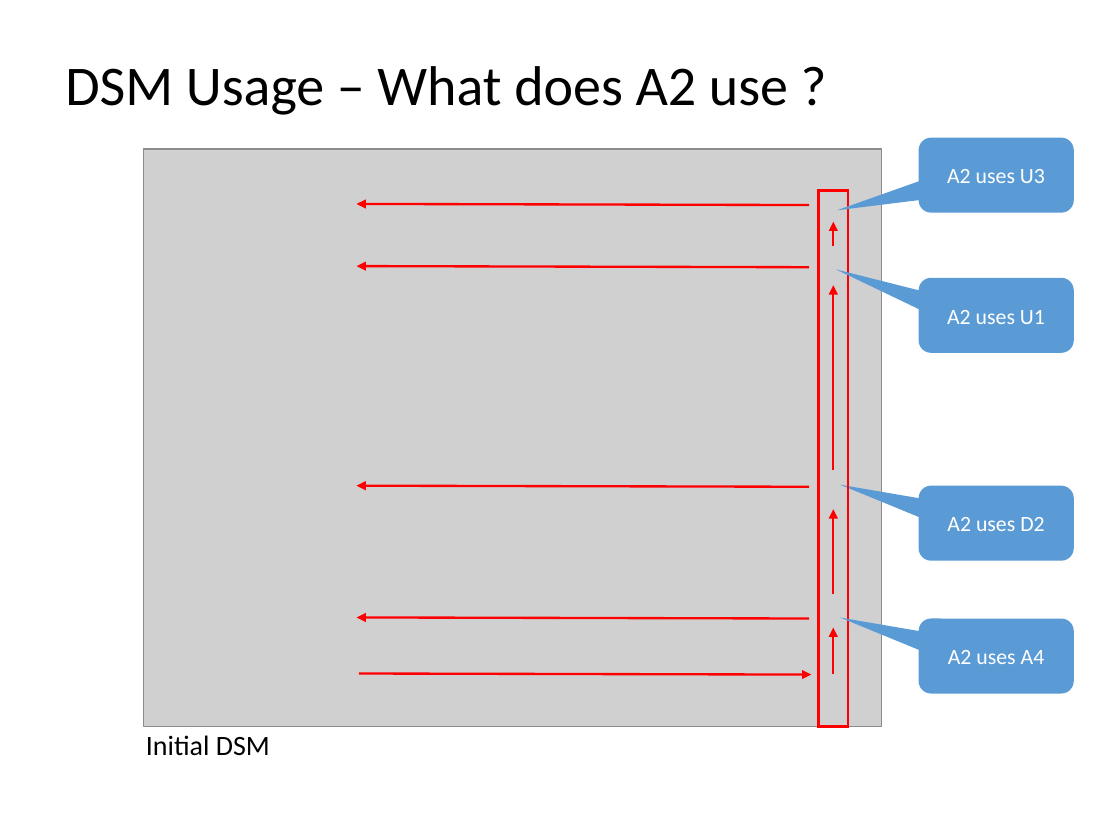
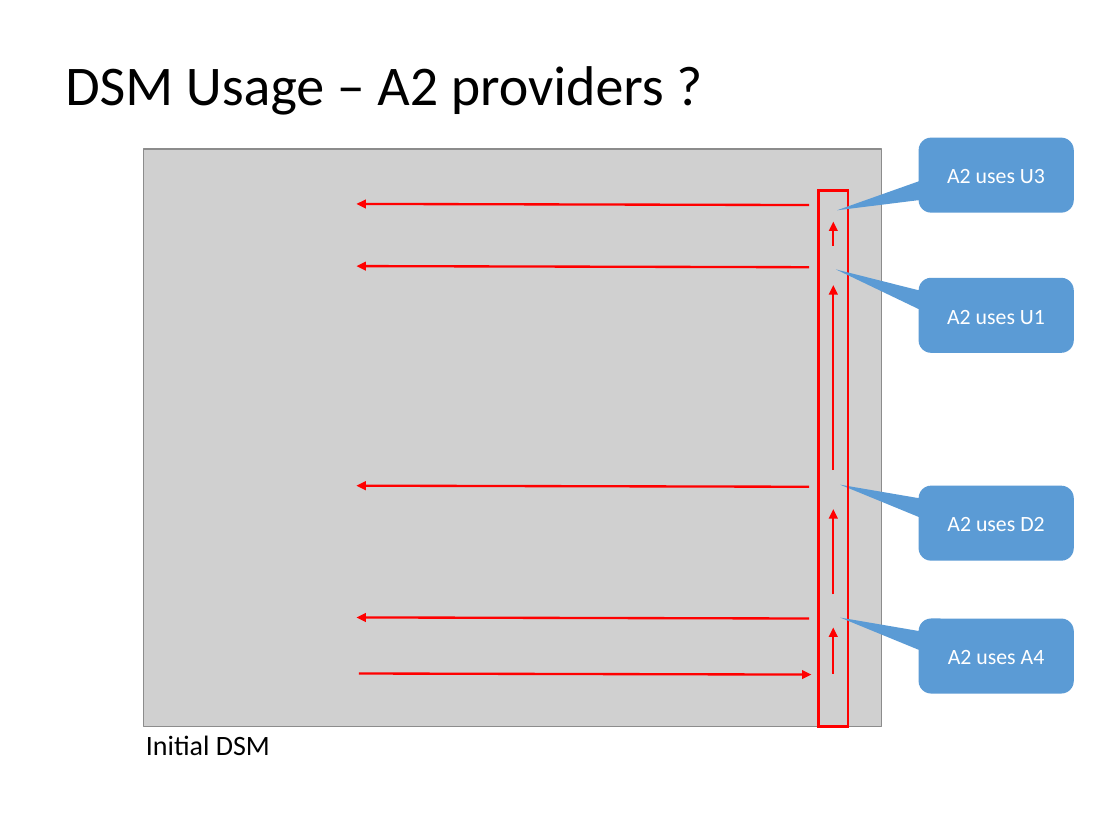
Before and after one commit to dsmsuite/dsmsuite.github.io, a slide deck: slide 16 of documents/DsmPresentation.pptx. Drawn at 1120x840 pixels with LibreOffice and Linux fonts; fonts in the diff are those of the drawing; grey boxes stand for pictures. Boxes give left, top, right and bottom in pixels: in the first picture for what was removed or moved away, otherwise in the second. Text is boxed around its words. In the diff, an @@ line names an element or a change of style, - is before the commit and + after.

Commit message:
Update presentation

```diff
--- a/documents/DsmPresentation.pptx
+++ b/documents/DsmPresentation.pptx
@@ text at <box>65,66,664,115</box>: text changed @@
-DSM Usage – What does A2 use ?
+DSM Usage – A2 providers ?
```
Also in this commit, not shown: 8 other slides changed, 1 slide added, 1 slide removed.
